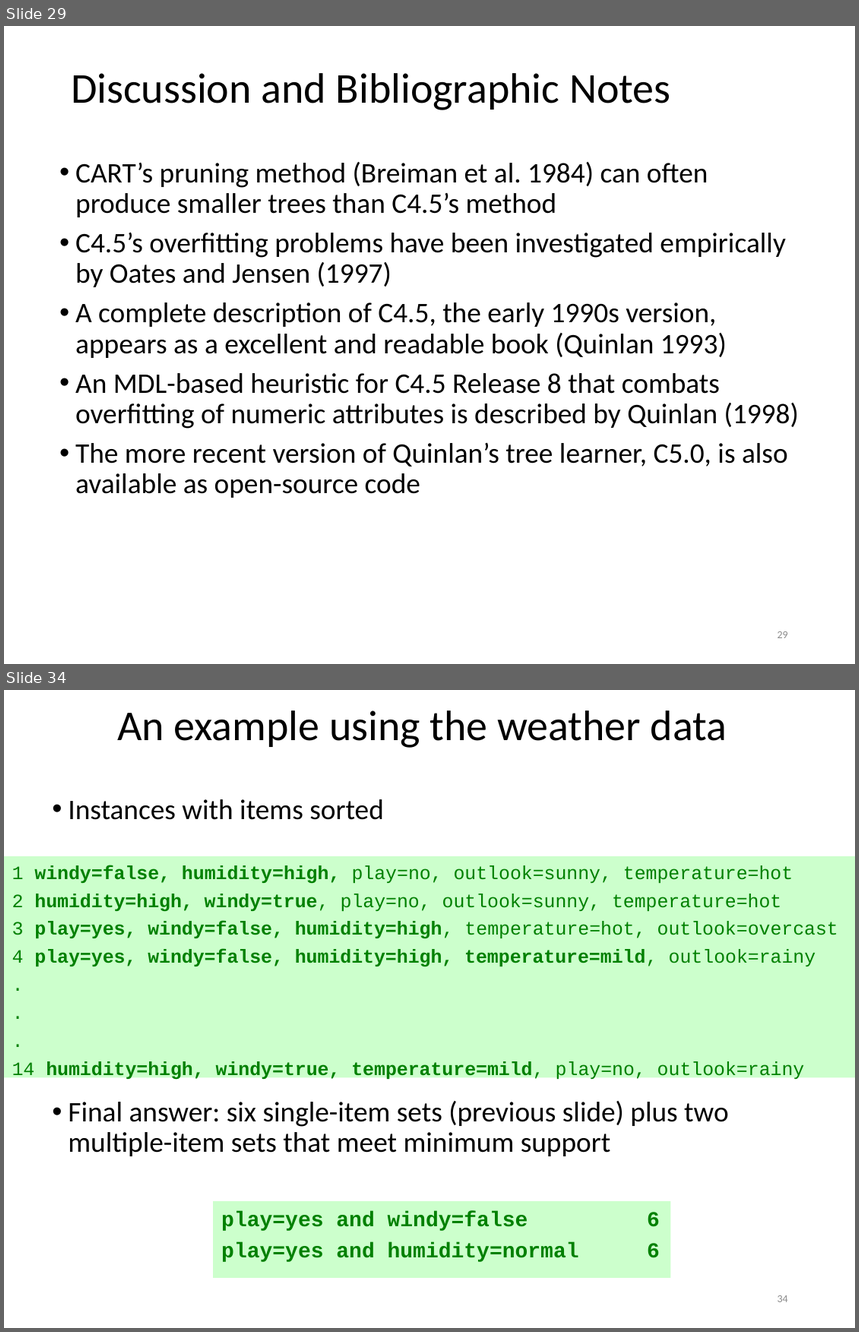
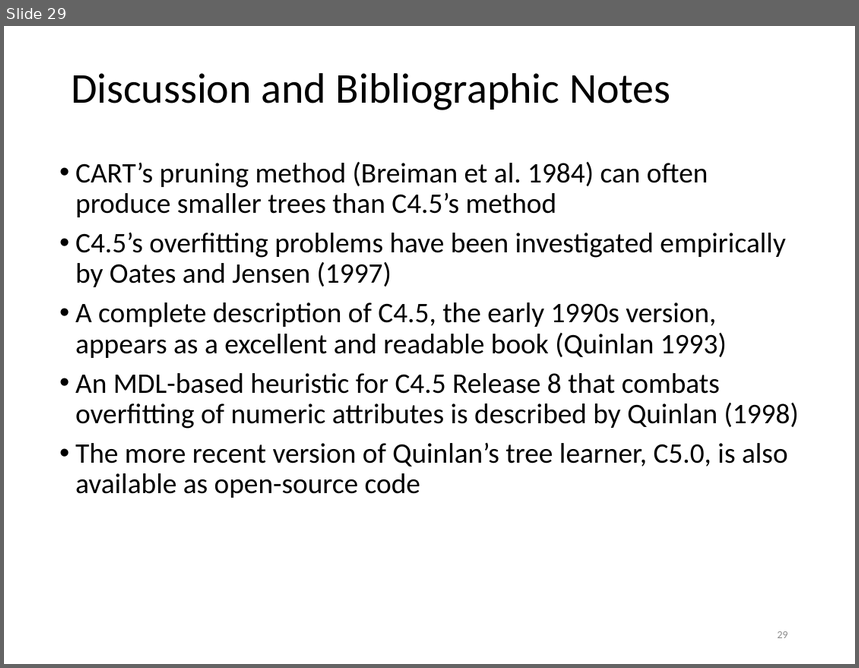
Before and after one commit to khaledmrasheed/khaledmrasheed.github.io, a slide deck: DMcourse/Chapter6.pptx. Shown one above the other, each under a label of ours: slides 29 and 34 before the commit, slide 29 after it; the slides between them are not shown. The pictures are 859x1332 and 859x668 pixels, drawn with LibreOffice and Linux fonts; fonts in the diff are those of the drawing. Boxes give left, top, right and bottom in pixels: in the first picture for what was removed or moved away, otherwise in the second. Text is boxed around its words. In the diff, an @@ line names an element or a change of style, - is before the commit and + after.

```diff
--- a/DMcourse/Chapter6.pptx
+++ b/DMcourse/Chapter6.pptx
@@ slide 34 removed at [4, 690, 855, 1328], background #FFFFFF @@
@@ title removed at [117, 711, 728, 748] @@
-An example using the weather data
@@ text removed at [68, 799, 384, 820] @@
-• Instances with items sorted
@@ freeform shape removed at [4, 856, 855, 1078] @@
-1 windy=false, humidity=high, play=no, outlook=sunny, temperature=hot
-2 humidity=high, windy=true, play=no, outlook=sunny, temperature=hot
-3 play=yes, windy=false, humidity=high, temperature=hot, outlook=overcast
-4 play=yes, windy=false, humidity=high, temperature=mild, outlook=rainy
-.
-.
-.
-14 humidity=high, windy=true, temperature=mild, play=no, outlook=rainy
@@ text removed at [68, 1101, 728, 1157] @@
-• Final answer: six single-item sets (previous slide) plus two multiple-item sets that meet minimum support
@@ freeform shape removed at [214, 1201, 671, 1278] @@
-play=yes and windy=false 6
-play=yes and humidity=normal 6
@@ page number removed at [778, 1296, 788, 1303] @@
-34
```
Also in this commit, not shown: 9 other slides removed.
